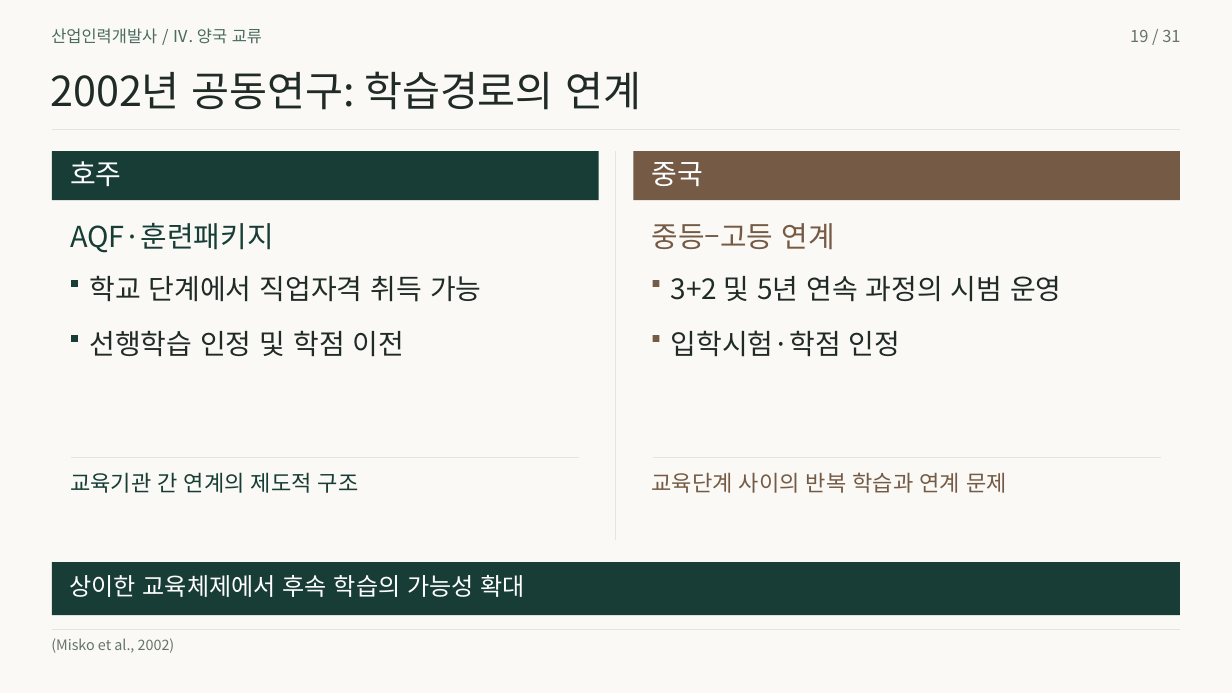
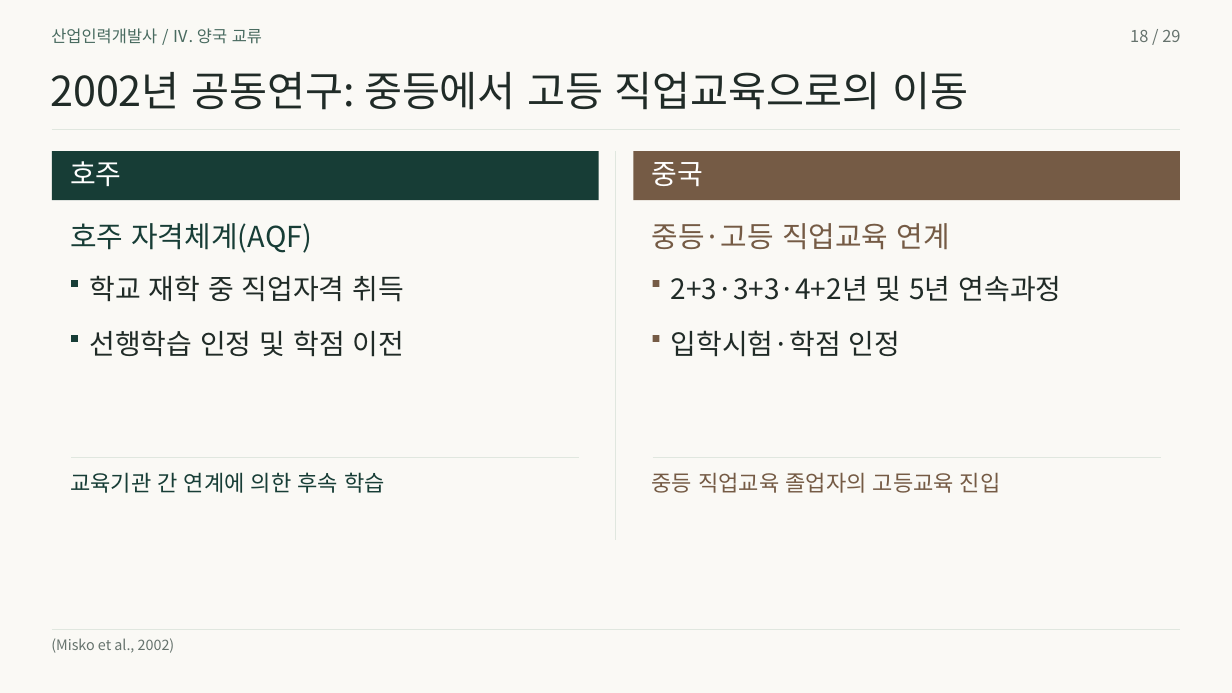
Before and after one commit to 01Chungee10/vet-history-rehearsal, a slide deck: slide 18 of au-cn-2026/presentation.pptx (slide 19 before the commit). Drawn at 1232x693 pixels with LibreOffice and Linux fonts; fonts in the diff are those of the drawing. Boxes give left, top, right and bottom in pixels: in the first picture for what was removed or moved away, otherwise in the second. Text is boxed around its words. In the diff, an @@ line names an element or a change of style, - is before the commit and + after.

```diff
--- a/au-cn-2026/presentation.pptx
+++ b/au-cn-2026/presentation.pptx
@@ text at [1130,30,1180,42]: text changed @@
-19 / 31
+18 / 29
@@ text at [50,72,968,110]: text changed @@
-2002년 공동연구: 학습경로의 연계
+2002년 공동연구: 중등에서 고등 직업교육으로의 이동
@@ text at [70,223,312,253]: text changed @@
-AQF·훈련패키지
+호주 자격체계(AQF)
@@ text at [651,223,950,250]: text changed @@
-중등–고등 연계
+중등·고등 직업교육 연계
@@ text at [89,275,404,302]: text changed @@
-학교 단계에서 직업자격 취득 가능
+학교 재학 중 직업자격 취득
@@ text at [671,276,1062,302]: text changed @@
-3+2 및 5년 연속 과정의 시범 운영
+2+3·3+3·4+2년 및 5년 연속과정
@@ text at [70,472,385,493]: text changed @@
-교육기관 간 연계의 제도적 구조
+교육기관 간 연계에 의한 후속 학습
@@ text at [652,472,1001,493]: text changed @@
-교육단계 사이의 반복 학습과 연계 문제
+중등 직업교육 졸업자의 고등교육 진입
@@ rectangle removed at [52,562,1180,615] @@
@@ text removed at [69,575,525,597] @@
-상이한 교육체제에서 후속 학습의 가능성 확대
```
Also in this commit, not shown: 25 other slides changed, 3 slides added, 5 slides removed, 35 other files.
